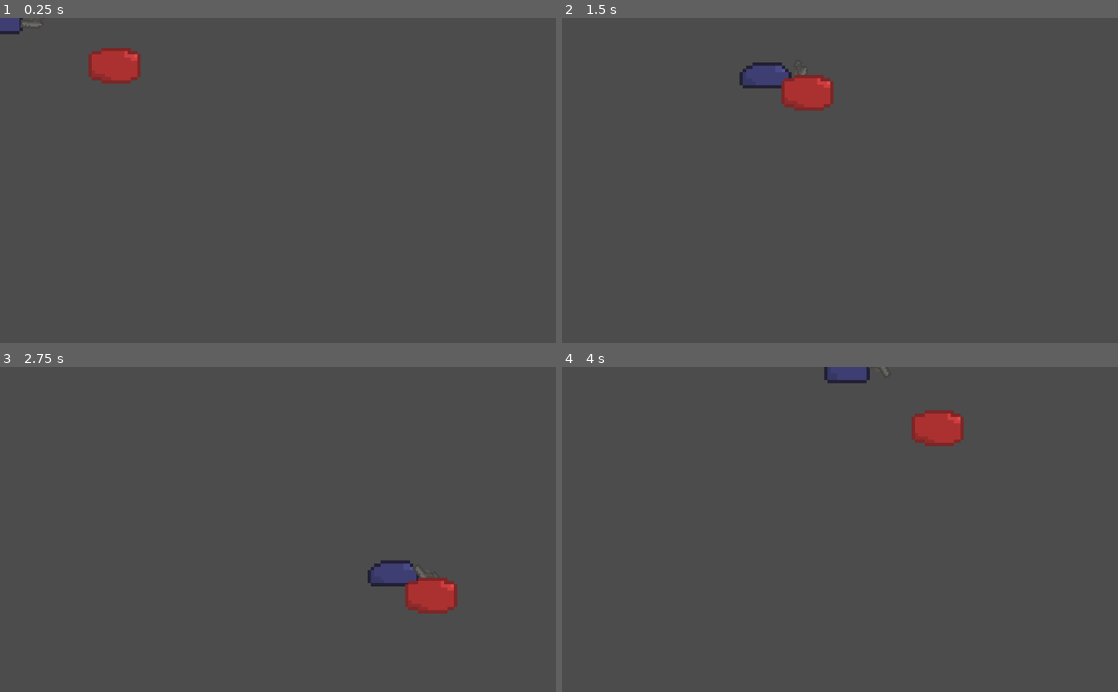
Above: before the commit, frames 1-4 (two rows, left to right).
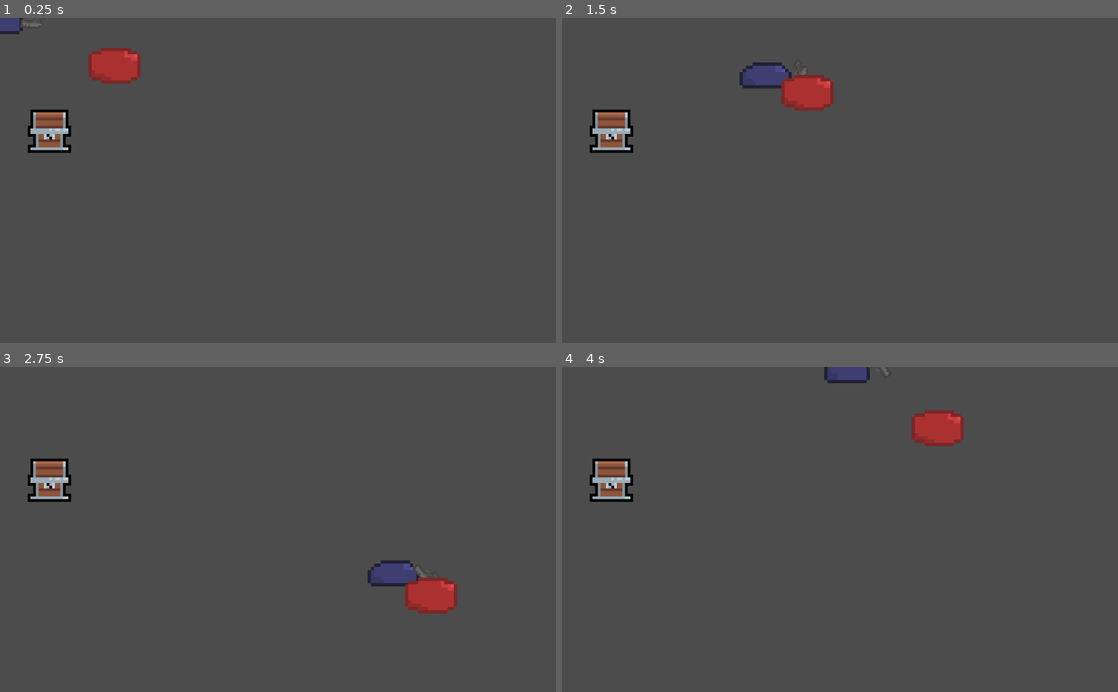
Above: after the commit, the same moments.

Repository: zem-dev/Godot-Roguelite
Game: Godot game, scene res://scenes/Main.tscn
The game is run twice, just before and just after one commit, with the same random seed, the same clock (stepped at 60 frames per second) and the same inputs.
Inputs (mouse positions are in pixels of both pictures, inside the frame that each line leads up to):
- Up to frame 1 (0.25 s): no input
- Up to frame 2 (1.5 s): move the mouse to (962, 164) at 0.52 s; hold D (move_right) 0.53-1.28 s; click (962, 164) at 0.6 s; move the mouse to (728, 196) at 1.27 s; hold S (move_down) from 1.28 s (still down); click (728, 196) at 1.35 s
- Up to frame 3 (2.75 s): move the mouse to (333, 458) at 2.02 s; release S (move_down) at 2.03 s; hold D (move_right) from 2.03 s (still down); click (333, 458) at 2.1 s
- Up to frame 4 (4 s): move the mouse to (812, 594) at 2.77 s; release D (move_right) at 2.78 s; hold W (move_up) 2.78-3.53 s; click (812, 594) at 2.85 s; move the mouse to (1006, 578) at 3.52 s; hold A (move_left) from 3.53 s (still down); click (1006, 578) at 3.6 s

The runs differ from the first frame. In frame 1, 0.9% of the frame differs, in the area x 5-13%, y 28-42%; in frame 2, 0.9%; in frame 3, 0.9%; in frame 4, 0.9%.

Commit message:
Add files via upload

Diff:
--- a/project.godot
+++ b/project.godot
@@ -48,6 +48,13 @@
  ]
 }
 
+[layer_names]
+
+2d_physics/layer_1="player"
+2d_physics/layer_2="enemy"
+2d_physics/layer_3="bullet"
+2d_physics/layer_4="collectable"
+
 [physics]
 
 common/enable_pause_aware_picking=true
--- a/scenes/Bullet.tscn
+++ b/scenes/Bullet.tscn
@@ -17,7 +17,7 @@
 
 [node name="Bullet" type="RigidBody2D"]
 scale = Vector2( 0.970727, 1 )
-collision_layer = 5
+collision_layer = 4
 collision_mask = 2
 gravity_scale = 0.0
 contacts_reported = 1
@@ -27,6 +27,7 @@
 [node name="AnimatedSprite" type="AnimatedSprite" parent="."]
 scale = Vector2( 0.5, 0.5 )
 frames = SubResource( 1 )
+playing = true
 
 [node name="CollisionShape2D" type="CollisionShape2D" parent="."]
 scale = Vector2( 0.5, 0.5 )
--- /dev/null
+++ b/scenes/Chest.tscn
@@ -0,0 +1,40 @@
+[gd_scene load_steps=8 format=2]
+
+[ext_resource path="res://art/chest.png" type="Texture" id=1]
+[ext_resource path="res://src/Chest.gd" type="Script" id=2]
+[ext_resource path="res://art/chest_open1.png" type="Texture" id=3]
+[ext_resource path="res://art/chest_open2.png" type="Texture" id=4]
+[ext_resource path="res://art/chest_open3.png" type="Texture" id=5]
+
+[sub_resource type="RectangleShape2D" id=1]
+extents = Vector2( 16.6, 16.8 )
+
+[sub_resource type="SpriteFrames" id=2]
+animations = [ {
+"frames": [ ExtResource( 1 ) ],
+"loop": true,
+"name": "default",
+"speed": 5.0
+}, {
+"frames": [ ExtResource( 1 ), ExtResource( 3 ), ExtResource( 4 ), ExtResource( 5 ) ],
+"loop": true,
+"name": "open",
+"speed": 15.0
+} ]
+
+[node name="Area2D" type="Area2D"]
+collision_layer = 8
+script = ExtResource( 2 )
+
+[node name="CollisionShape2D" type="CollisionShape2D" parent="."]
+scale = Vector2( 2.5, 2.5 )
+shape = SubResource( 1 )
+
+[node name="AnimatedSprite" type="AnimatedSprite" parent="."]
+scale = Vector2( 2.5, 2.5 )
+frames = SubResource( 2 )
+playing = true
+
+[connection signal="area_entered" from="." to="." method="_on_Area2D_area_entered"]
+[connection signal="body_entered" from="." to="." method="_on_Area2D_body_entered"]
+[connection signal="animation_finished" from="AnimatedSprite" to="." method="_on_AnimatedSprite_animation_finished"]
--- a/scenes/Main.tscn
+++ b/scenes/Main.tscn
@@ -1,7 +1,8 @@
-[gd_scene load_steps=3 format=2]
+[gd_scene load_steps=4 format=2]
 
 [ext_resource path="res://scenes/Player.tscn" type="PackedScene" id=1]
 [ext_resource path="res://scenes/Enemy.tscn" type="PackedScene" id=2]
+[ext_resource path="res://scenes/Chest.tscn" type="PackedScene" id=3]
 
 [node name="Main" type="Node2D"]
 
@@ -11,3 +12,6 @@
 position = Vector2( 277, 103 )
 scale = Vector2( 1.02001, 0.996541 )
 speed = 300
+
+[node name="Chest" parent="." instance=ExtResource( 3 )]
+position = Vector2( 91, 209 )
--- a/scenes/Player.tscn
+++ b/scenes/Player.tscn
@@ -41,7 +41,7 @@
 } ]
 
 [node name="Player" type="KinematicBody2D"]
-collision_mask = 0
+collision_mask = 10
 script = ExtResource( 5 )
 speed = 500
 bullet_speed = 1000.0
--- /dev/null
+++ b/src/Chest.gd
@@ -0,0 +1,11 @@
+extends Area2D
+
+func _on_Area2D_body_entered(body):
+	$AnimatedSprite.play("open")
+
+
+func _on_AnimatedSprite_animation_finished():
+	if $AnimatedSprite.animation == "open":
+		# TODO: give player item
+
+		queue_free()
Binary file added: art/chest.png
Not shown, added: art/chest.png.import
Binary file added: art/chest_open1.png
Not shown, added: art/chest_open1.png.import
Binary file added: art/chest_open2.png
Not shown, added: art/chest_open2.png.import
Binary file added: art/chest_open3.png
Not shown, added: art/chest_open3.png.import
Not shown, added: LICENSE
Not shown, added: VERSION.md
